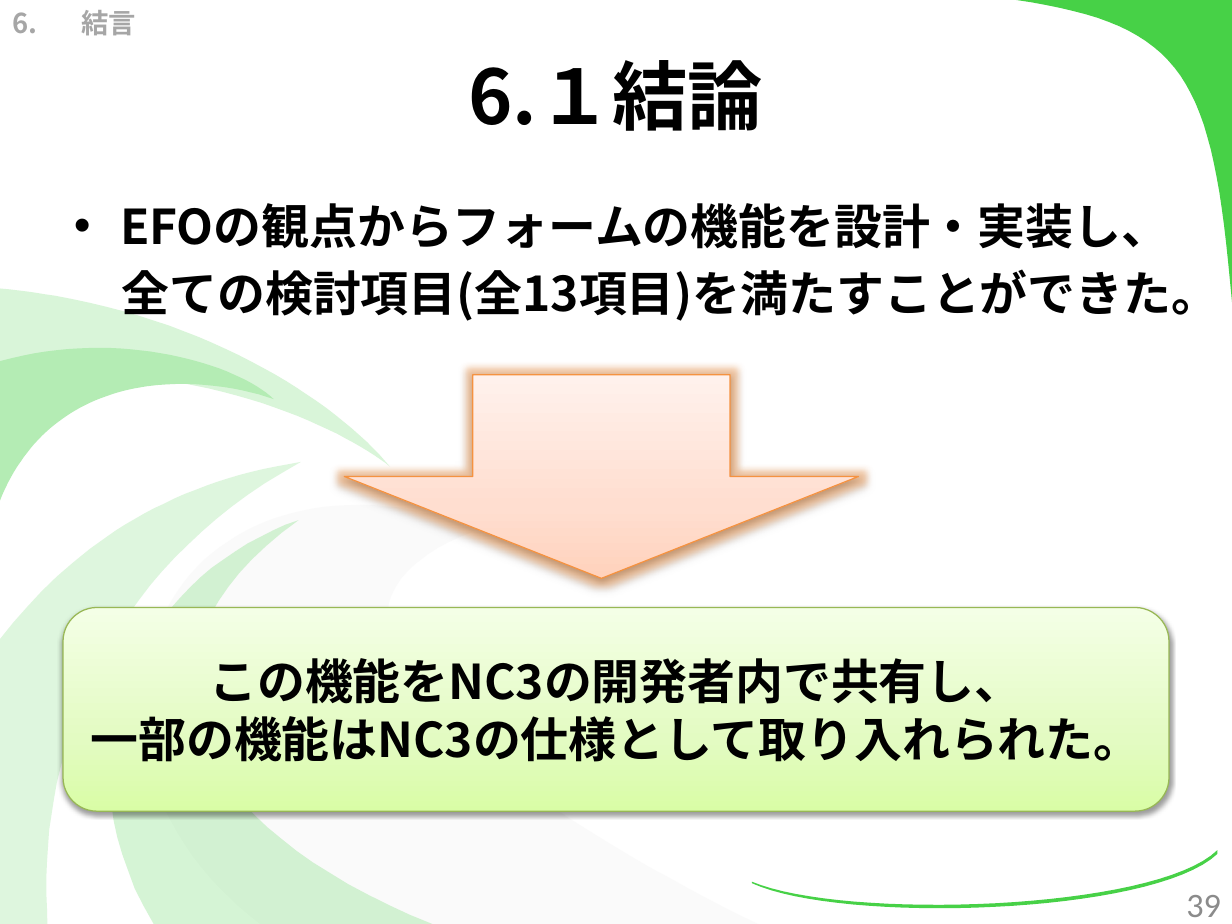
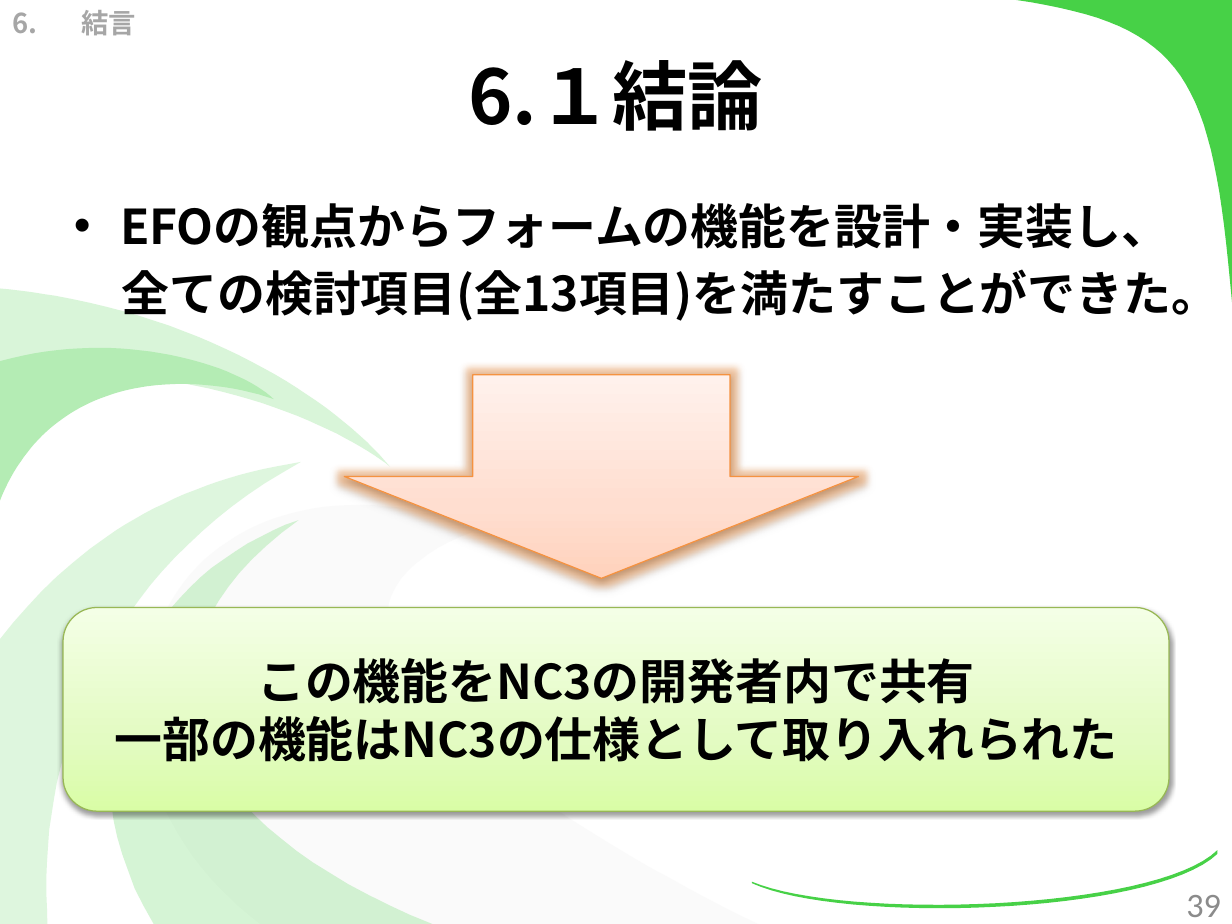
Before and after one commit to kotaro0717/Report-Management, a slide deck: slide 39 of PowerPoint/report_hokada.pptx. Drawn at 1232x924 pixels with LibreOffice and Linux fonts; fonts in the diff are those of the drawing. Boxes give left, top, right and bottom in pixels: in the first picture for what was removed or moved away, otherwise in the second. Text is boxed around its words. In the diff, an @@ line names an element or a change of style, - is before the commit and + after.

```diff
--- a/PowerPoint/report_hokada.pptx
+++ b/PowerPoint/report_hokada.pptx
@@ text in rounded rectangle at (115,658,1118,762): text changed @@
-この機能をNC3の開発者内で共有し、
-一部の機能はNC3の仕様として取り入れられた。
+この機能をNC3の開発者内で共有
+一部の機能はNC3の仕様として取り入れられた
```
Also in this commit, not shown: 10 other slides changed, 4 other files.
